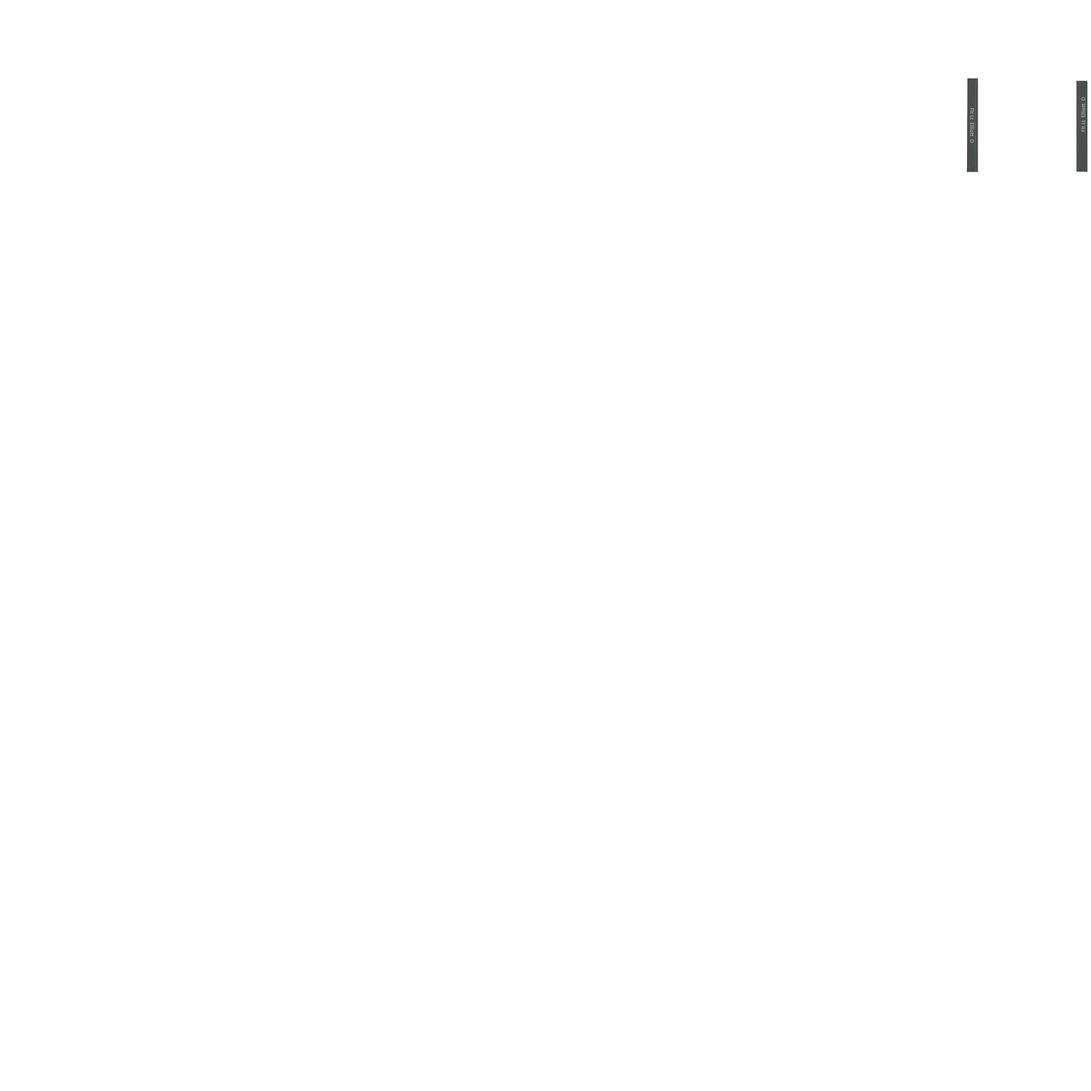
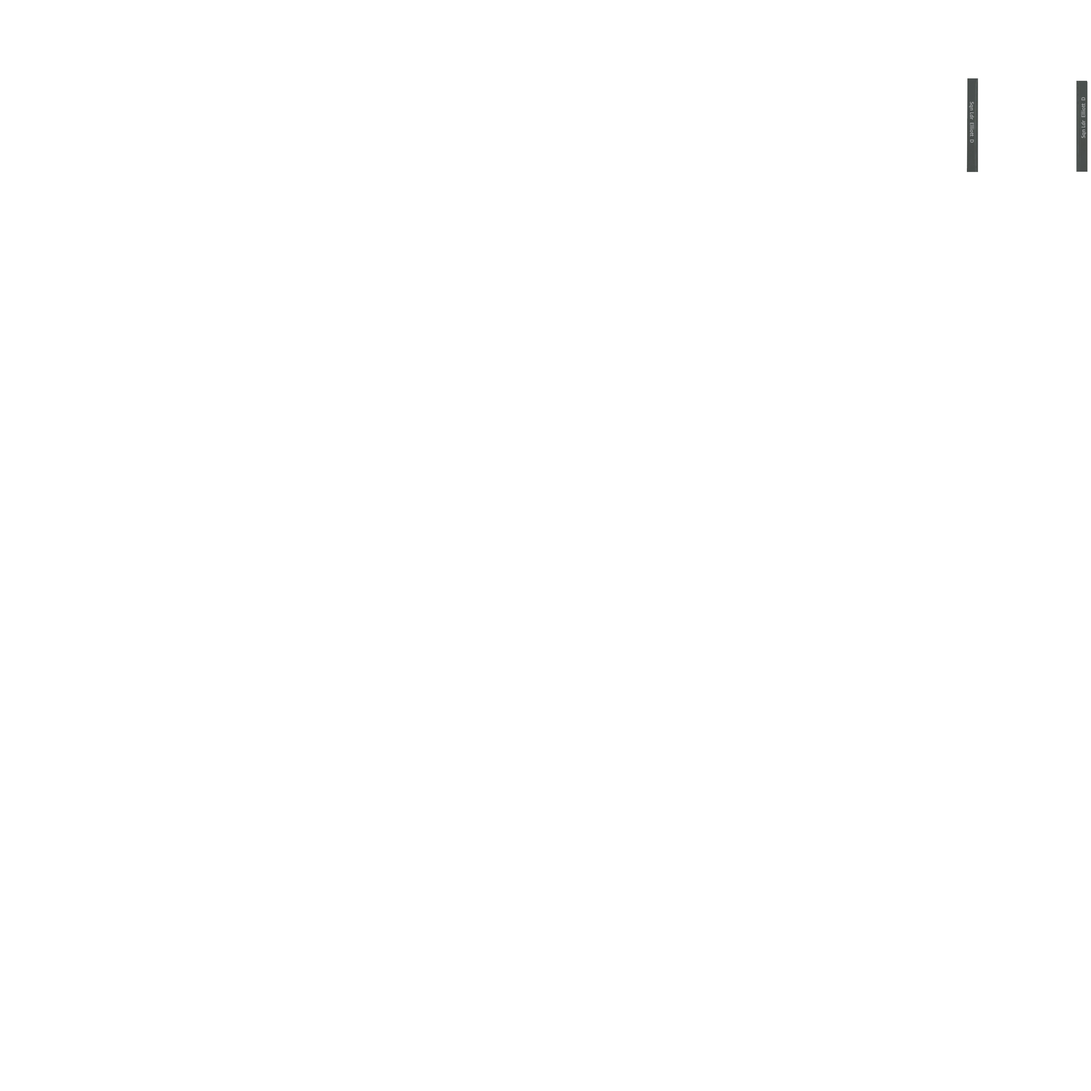
Two versions of the same layered image (1091×1091). Layer-by-layer changes:
painted on "Left" (1st of 3, in "Elliott") over (x1=969, y1=101, x2=975, y2=130)
painted on "Right" (1st of 3, in "Elliott") over (x1=1081, y1=120, x2=1087, y2=139)
